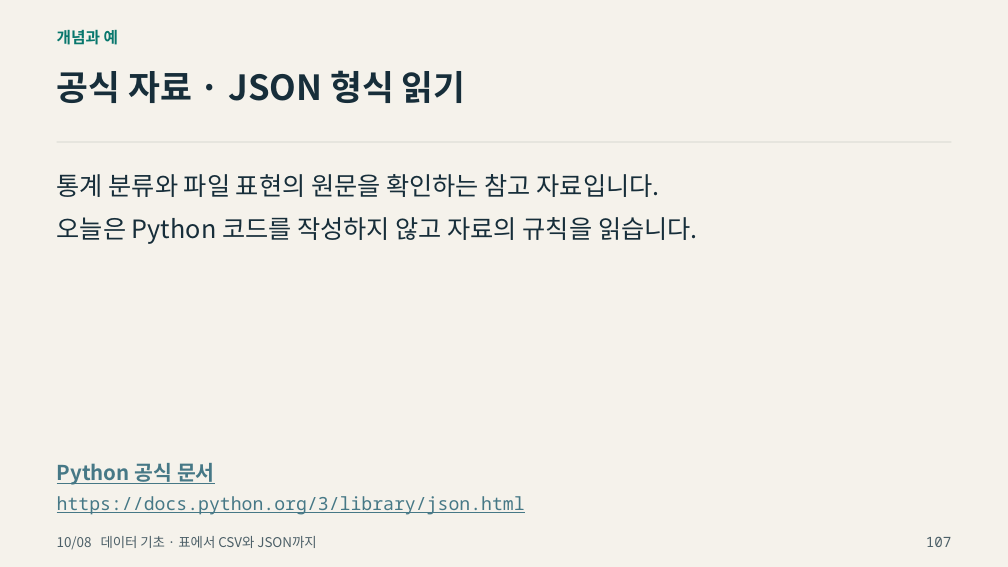
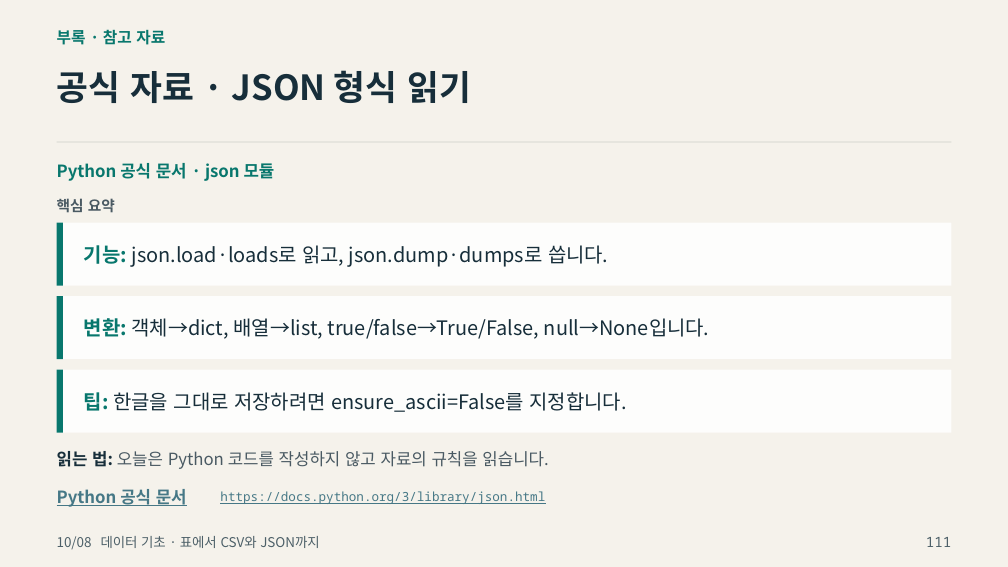
Before and after one commit to zeusk302-png/kdigital-physical-ai, a slide deck: slide 111 of downloads/2026-10-08/readable-slides.pptx (slide 107 before the commit). Drawn at 1008x567 pixels with LibreOffice and Linux fonts; fonts in the diff are those of the drawing; background and template pictures are left out. Boxes give left, top, right and bottom in pixels: in the first picture for what was removed or moved away, otherwise in the second. Text is boxed around its words. In the diff, an @@ line names an element or a change of style, - is before the commit and + after.

```diff
--- a/downloads/2026-10-08/readable-slides.pptx
+++ b/downloads/2026-10-08/readable-slides.pptx
@@ text at [57,29,165,45]: text changed @@
-개념과 예
+부록 · 참고 자료
@@ text removed at [57,174,660,197] @@
-통계 분류와 파일 표현의 원문을 확인하는 참고 자료입니다.
@@ text added at [57,163,275,181], 16 pt, text #08776D, bold @@
+Python 공식 문서 · json 모듈
@@ text added at [57,198,115,213], 14 pt, text #4A5A63, bold @@
+핵심 요약
@@ rectangle added at [57,222,951,285], fill #FFFFFF at 88% opacity, 19 pt, text #172E3A @@
+기능: json.load·loads로 읽고, json.dump·dumps로 씁니다.
@@ rectangle added at [57,222,63,285], fill #08776D @@
@@ rectangle added at [57,296,951,359], fill #FFFFFF at 88% opacity, 19 pt, text #172E3A @@
+변환: 객체→dict, 배열→list, true/false→True/False, null→None입니다.
@@ rectangle added at [57,296,63,359], fill #08776D @@
@@ rectangle added at [57,370,951,433], fill #FFFFFF at 88% opacity, 19 pt, text #172E3A @@
+팁: 한글을 그대로 저장하려면 ensure_ascii=False를 지정합니다.
@@ rectangle added at [57,370,63,433], fill #08776D @@
@@ text at [57,451,548,469]: text changed; size 24 to 16 pt; text colour #172E3A to #4A5A63 @@
-오늘은 Python 코드를 작성하지 않고 자료의 규칙을 읽습니다.
+읽는 법: 오늘은 Python 코드를 작성하지 않고 자료의 규칙을 읽습니다.
@@ text "Python 공식 문서": place and size @@
-text "Python 공식 문서" at [57,463,215,485]
+text "Python 공식 문서" at [57,489,187,507]
@@ text "Python 공식 문서" at [57,489,187,507]: size 19.5 to 16 pt; vertical alignment top to middle @@
@@ text "https://docs.python.org/3/library/json.html": place and size @@
-text "https://docs.python.org/3/library/json.html" at [57,496,525,515]
+text "https://docs.python.org/3/library/json.html" at [220,491,545,504]
@@ text "https://docs.python.org/3/library/json.html" at [220,491,545,504]: size 17.2 to 12 pt; vertical alignment top to middle @@
@@ text at [926,537,951,547]: text changed @@
-107
+111
```
Also in this commit, not shown: 83 other slides changed, 33 slides added, 23 slides removed, 11 other files.
